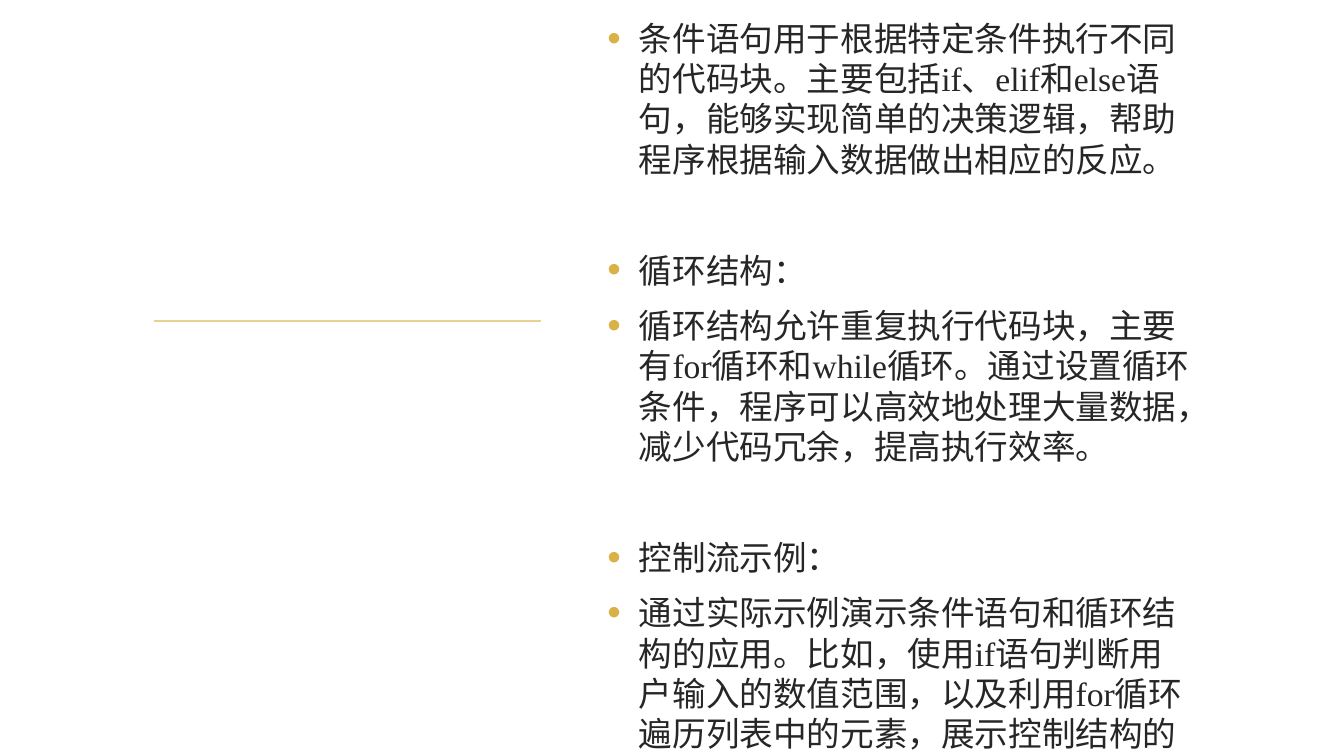
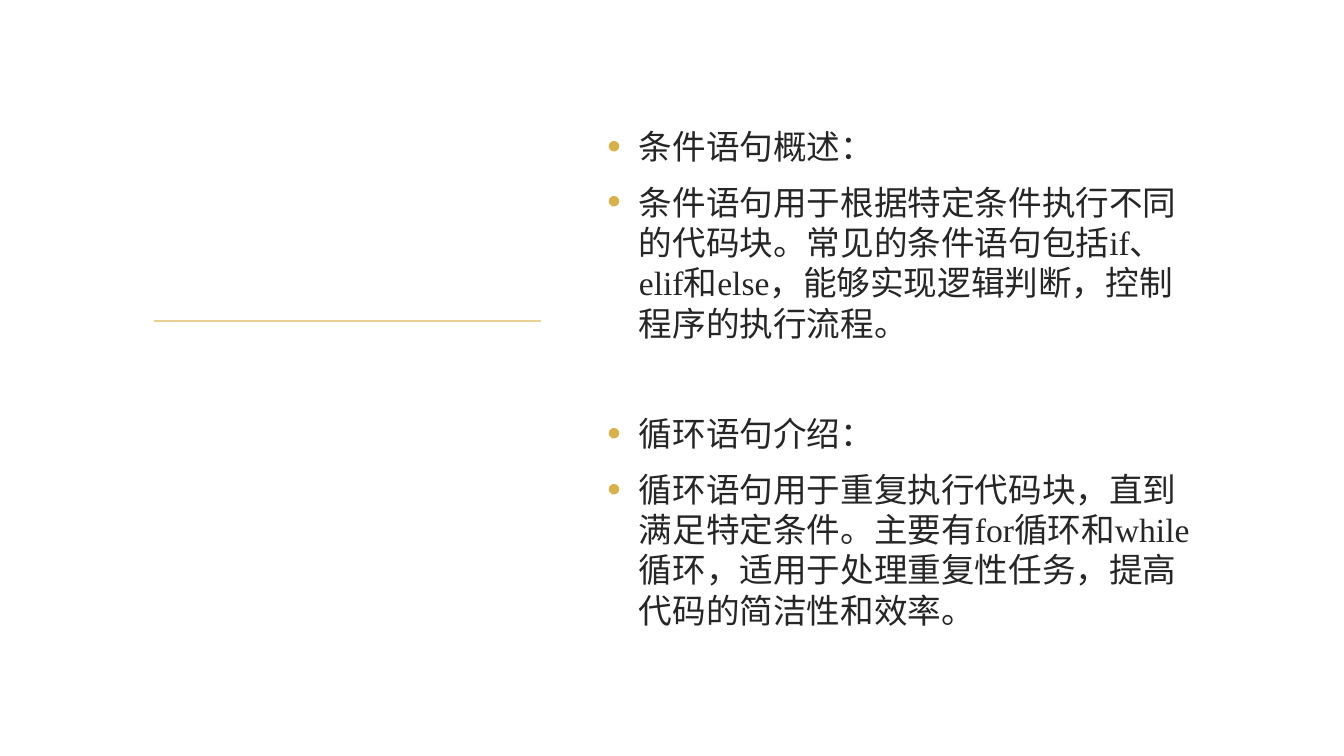
Before and after one commit to EmiyaredA/projects, a slide deck: slide 14 of presentation_generate/ppt_th/GeneratedPresentations/Python教程.pptx. Drawn at 1344x756 pixels with LibreOffice and Linux fonts; fonts in the diff are those of the drawing; background and template pictures are left out. Boxes give left, top, right and bottom in pixels: in the first picture for what was removed or moved away, otherwise in the second. Text is boxed around its words. In the diff, an @@ line names an element or a change of style, - is before the commit and + after.

```diff
--- a/presentation_generate/ppt_th/GeneratedPresentations/Python教程.pptx
+++ b/presentation_generate/ppt_th/GeneratedPresentations/Python教程.pptx
@@ text at (639,130,1190,626): text changed @@
-• 条件语句：
-• 条件语句用于根据特定条件执行不同的代码块。主要包括if、elif和else语句，能够实现简单的决策逻辑，帮助程序根据输入数据做出相应的反应。
-• 循环结构：
-• 循环结构允许重复执行代码块，主要有for循环和while循环。通过设置循环条件，程序可以高效地处理大量数据，减少代码冗余，提高执行效率。
-• 控制流示例：
-• 通过实际示例演示条件语句和循环结构的应用。比如，使用if语句判断用户输入的数值范围，以及利用for循环遍历列表中的元素，展示控制结构的实际效果。
+• 条件语句概述：
+• 条件语句用于根据特定条件执行不同的代码块。常见的条件语句包括if、elif和else，能够实现逻辑判断，控制程序的执行流程。
+• 循环语句介绍：
+• 循环语句用于重复执行代码块，直到满足特定条件。主要有for循环和while循环，适用于处理重复性任务，提高代码的简洁性和效率。
```
Also in this commit, not shown: 21 other slides changed, 7 slides added, 2 slides removed, 7 other files.
